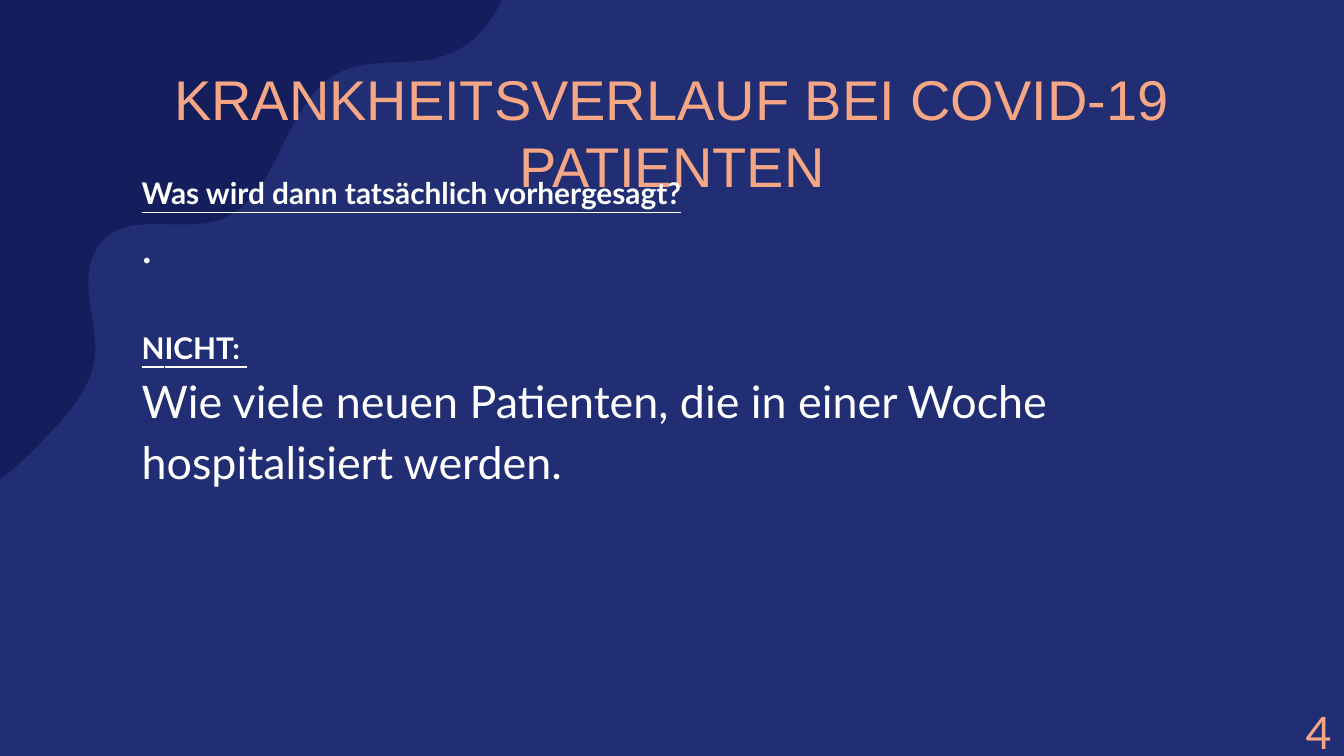
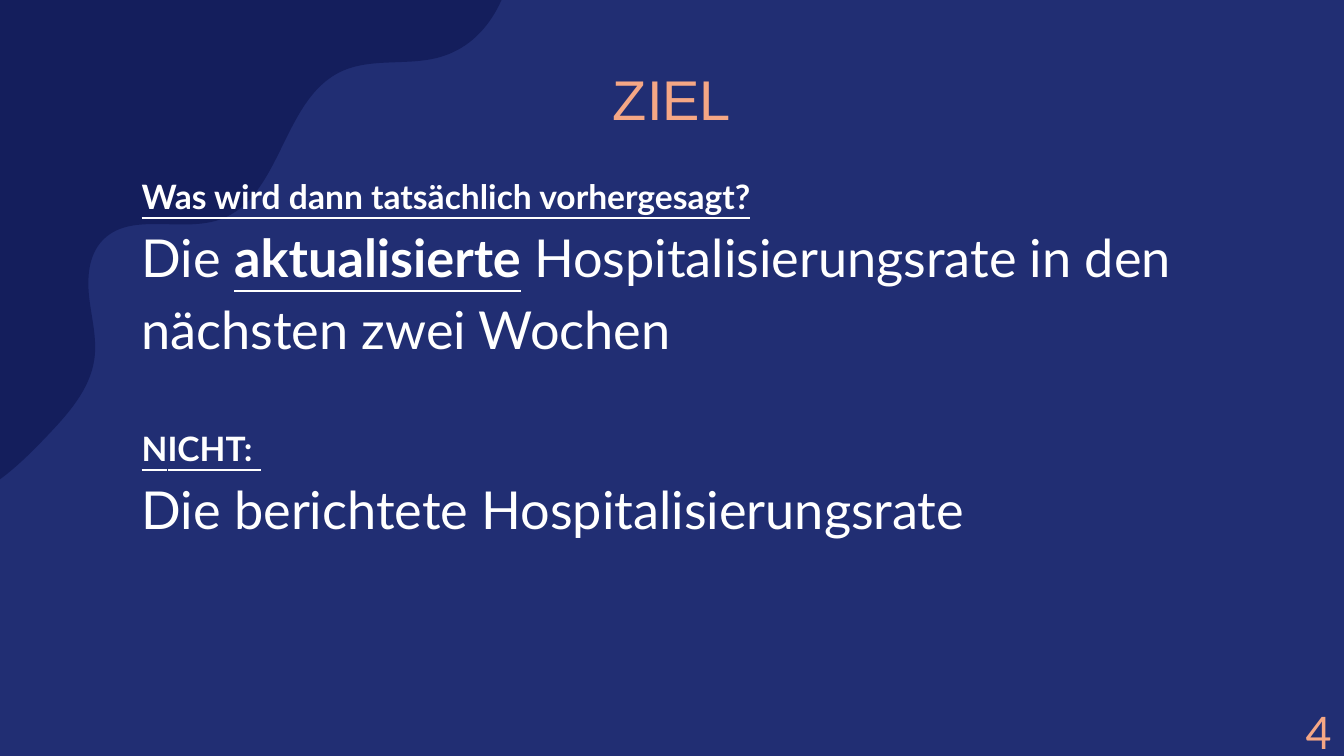
Before and after one commit to amarquard089/Covid19-Hospitalisierungsrate, a slide deck: slide 10 of Praesentation/COVID-19 Hospitalisierungsrate.pptx (slide 11 before the commit). Drawn at 1344x756 pixels with LibreOffice and Linux fonts; fonts in the diff are those of the drawing. Boxes give left, top, right and bottom in pixels: in the first picture for what was removed or moved away, otherwise in the second. Text is boxed around its words. In the diff, an @@ line names an element or a change of style, - is before the commit and + after.

Commit message:
new ppt

```diff
--- a/Praesentation/COVID-19 Hospitalisierungsrate.pptx
+++ b/Praesentation/COVID-19 Hospitalisierungsrate.pptx
@@ title at [613, 81, 731, 120]: text changed @@
-KRANKHEITSVERLAUF BEI COVID-19 PATIENTEN
+ZIEL
@@ text at [142, 184, 750, 462]: size 16 to 18 pt in "Was wird dann tatsächlich vorhergesagt?", "NICHT:" @@
@@ text at [142, 238, 1171, 350]: text changed; size 24 to 28 pt @@
-.
+Die aktualisierte Hospitalisierungsrate in den nächsten zwei Wochen
@@ text at [142, 490, 964, 539]: text changed; size 24 to 28 pt @@
-Wie viele neuen Patienten, die in einer Woche hospitalisiert werden.
+Die berichtete Hospitalisierungsrate
```
Also in this commit, not shown: 6 other slides changed, 1 slide added, 2 slides removed.
